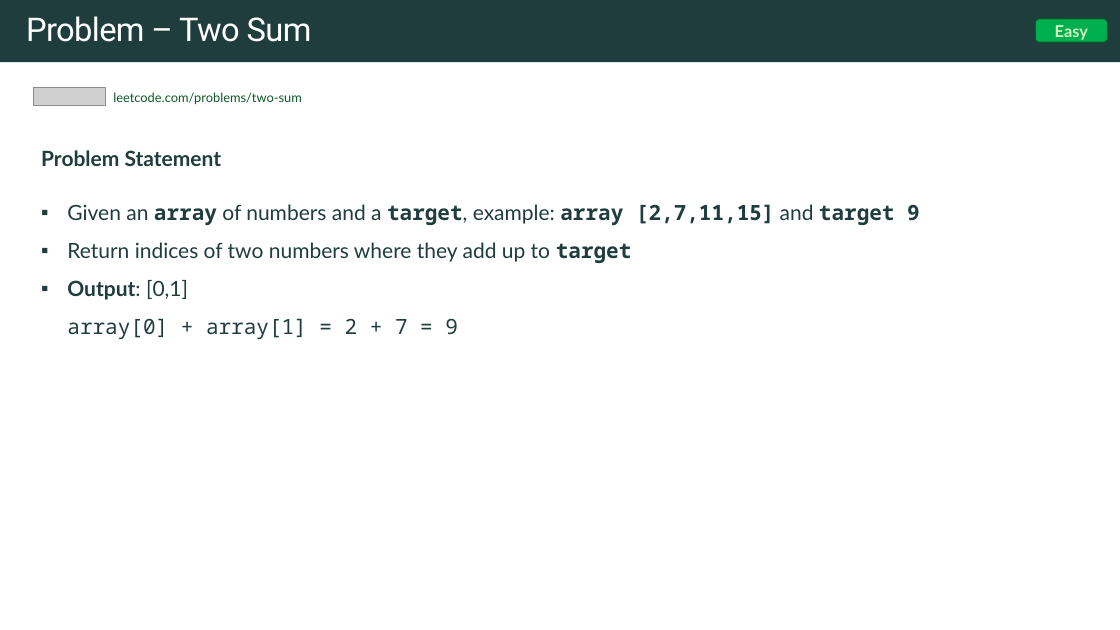
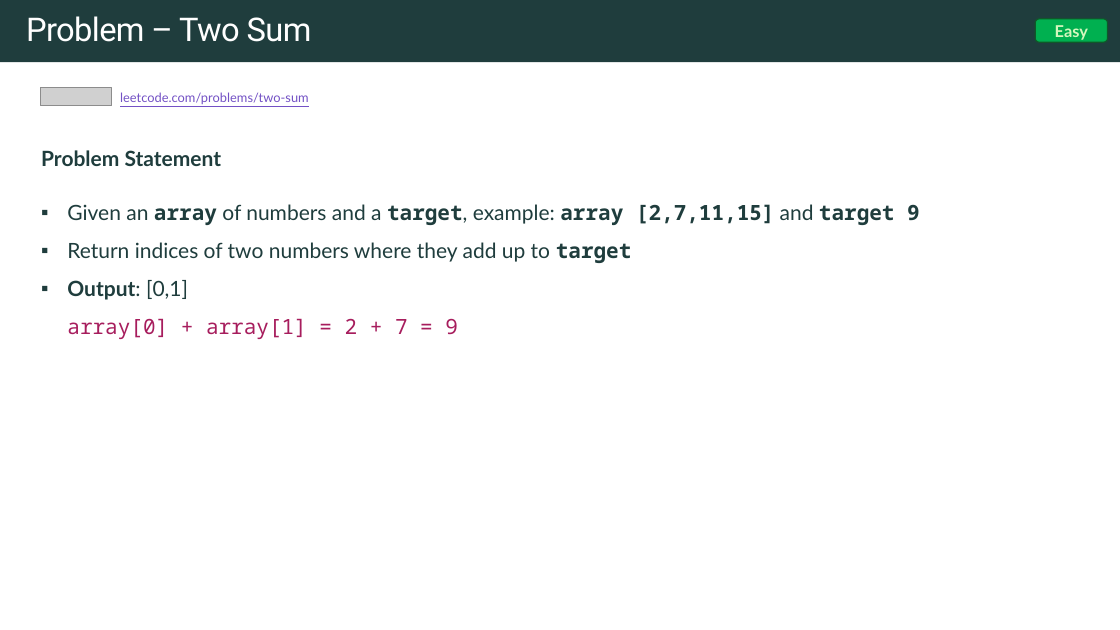
Before and after one commit to rfdavid/coding-interview-handbook-cpp, a slide deck: slide 20 of Algorithm and problem Solving Cheatsheet.pptm. Drawn at 1120x630 pixels with LibreOffice and Linux fonts; fonts in the diff are those of the drawing; grey boxes stand for pictures. Boxes give left, top, right and bottom in pixels: in the first picture for what was removed or moved away, otherwise in the second. Text is boxed around its words. In the diff, an @@ line names an element or a change of style, - is before the commit and + after.

```diff
--- a/Algorithm and problem Solving Cheatsheet.pptm
+++ b/Algorithm and problem Solving Cheatsheet.pptm
@@ picture: place and size @@
-picture at (34,87,105,106)
+picture at (40,87,112,106)
@@ text "leetcode.com/problems/two-sum": place and size @@
-text "leetcode.com/problems/two-sum" at (113,92,302,105)
+text "leetcode.com/problems/two-sum" at (120,92,309,104)
@@ text "leetcode.com/problems/two-sum" at (120,92,309,104): text colour #0F5829 to #7351C5, underline on @@
@@ text at (67,280,458,339): text colour #1F3D3D to #A71D5D in "array[0] + array[1] = 2 + 7 ..." @@
```
Also in this commit, not shown: 12 other slides changed, 8 slides added, 13 other files.
